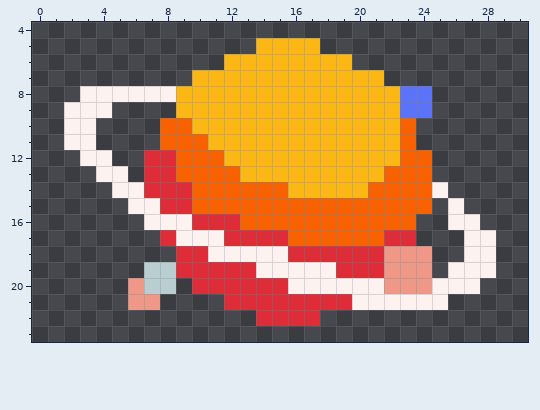
Edited in one commit: pixel-art sprite (packages/nouns-img-permutator/assets/layer-3/head-saturn.png). The picture above was drawn from the file before the commit.
The file is 32x32 pixels. Shown: x 0..30, y 4..23.
New version:
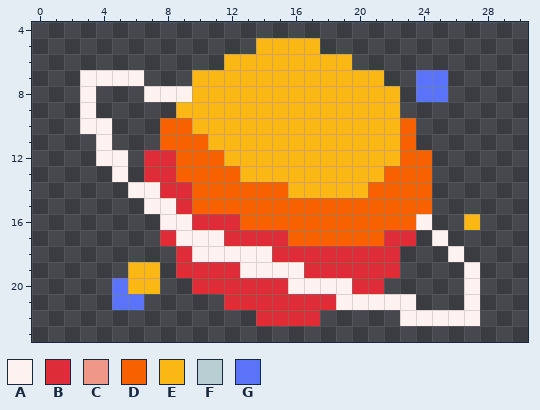
Palette (. is transparent): A #fef2f0  B #df2c39  C #f09887  D #f86100  E #fbb714  F #b8ced2  G #5b73f9
From old to new:
@@ x 0..30 @@
  6 ............EEEEEEEE...........
- 7 ..........EEEEEEEEEEEE.........
- 8 ...AAAAAAEEEEEEEEEEEEEEGG......
- 9 ..AAA....EEEEEEEEEEEEEEGG......
-10 ..AA....DDEEEEEEEEEEEEED.......
-11 ..AA....DDDEEEEEEEEEEEED.......
-12 ...AA..BBDDDEEEEEEEEEEEDD......
-13 ....AA.BBDDDDEEEEEEEEEDDD......
-14 .....AABBBDDDDDDEEEEEDDDDA.....
-15 ......AABBDDDDDDDDDDDDDDD.A....
-16 .......AAABBBDDDDDDDDDDD..AA...
-17 ........BAAABBBBDDDDDDBB...AA..
-18 .........BBAAAAABBBBBBCCC..AA..
-19 .......FFBBBBBAAAAABBBCCC.AAA..
-20 ......CFF.BBBBBBAAAAAACCCAAA...
-21 ......CC....BBBBBBBBAAAAAA.....
-22 ..............BBBB.............
+ 7 ...AAAA...EEEEEEEEEEEE..GG.....
+ 8 ...A...AAAEEEEEEEEEEEEE.GG.....
+ 9 ...A.....EEEEEEEEEEEEEE........
+10 ...AA...DDEEEEEEEEEEEEED.......
+11 ....A...DDDEEEEEEEEEEEED.......
+12 ....AA.BBDDDEEEEEEEEEEEDD......
+13 .....A.BBDDDDEEEEEEEEEDDD......
+14 ......AABBDDDDDDEEEEEDDDD......
+15 .......AABDDDDDDDDDDDDDDD......
+16 ........AABBBDDDDDDDDDDDA..E...
+17 ........BAAABBBBDDDDDDBB.A.....
+18 .........BAAAAABBBBBBBB...A....
+19 ......EE.BBBBAAAABBBBBB....A...
+20 .....GEE..BBBBBBAAAABB.....A...
+21 .....GG.....BBBBBBBAAAAA...A...
+22 ..............BBBB.....AAAAA...
 23 ...............................
Boxes around the changes in both pictures, in picture pixels (x1, y1, x2, y2):
changed: (64, 70, 496, 326)
